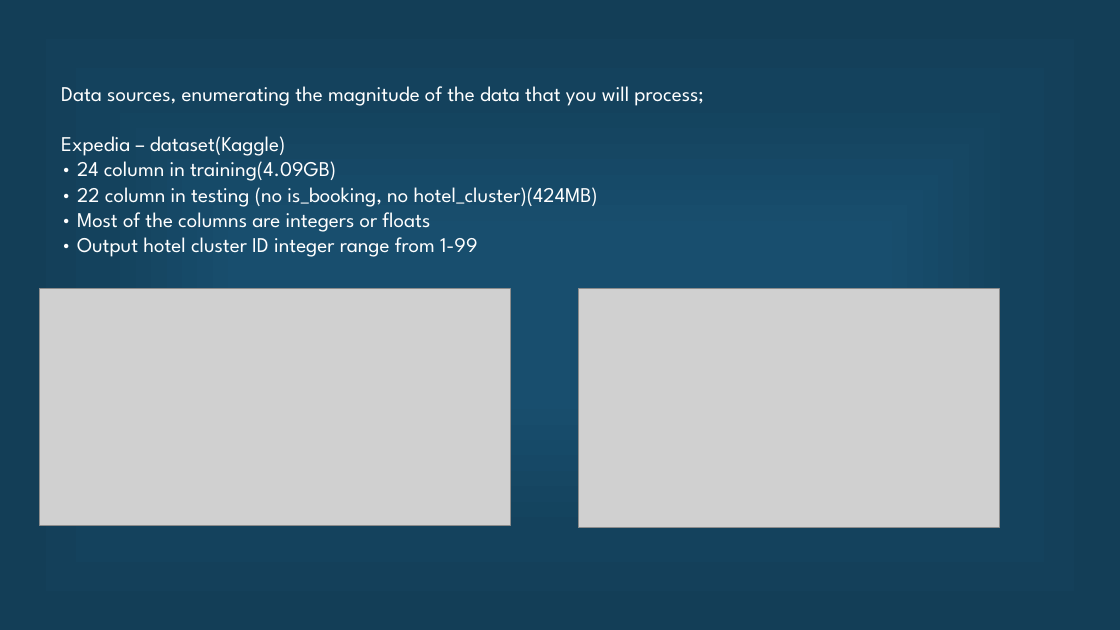
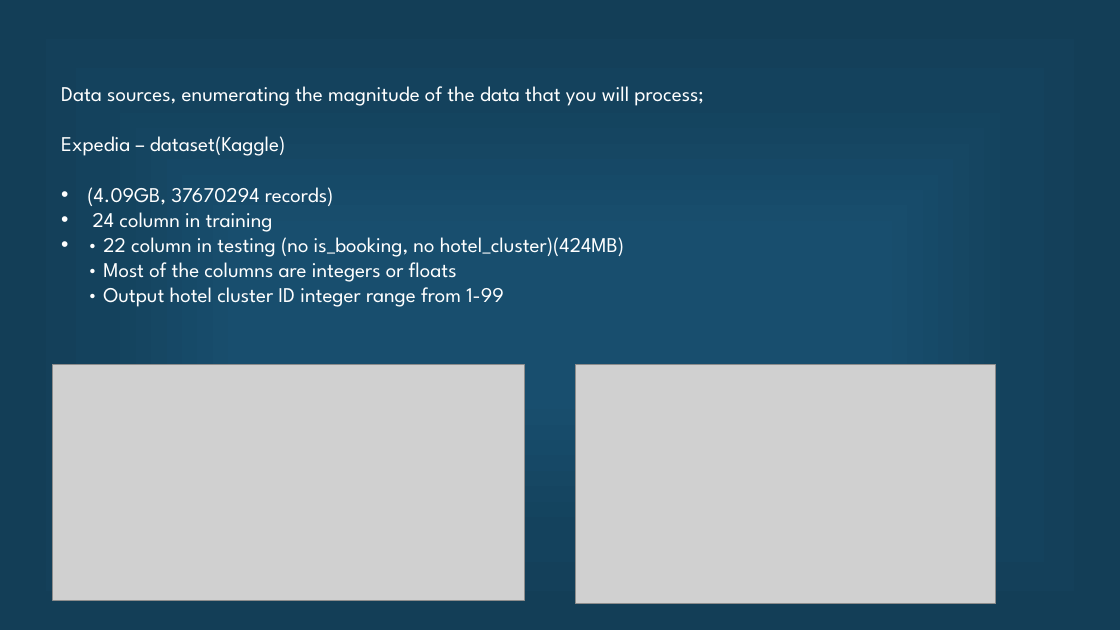
Before and after one commit to Ruchi2729/Scala-Final-Project, a slide deck: slide 4 of Final pre.pptx. Drawn at 1120x630 pixels with LibreOffice and Linux fonts; fonts in the diff are those of the drawing; grey boxes stand for pictures. Boxes give left, top, right and bottom in pixels: in the first picture for what was removed or moved away, otherwise in the second. Text is boxed around its words. In the diff, an @@ line names an element or a change of style, - is before the commit and + after.

```diff
--- a/Final pre.pptx
+++ b/Final pre.pptx
@@ text at [61,136,624,307]: text changed @@
-Expedia – dataset(Kaggle)
-• 24 column in training(4.09GB)
-• 22 column in testing (no is_booking, no hotel_cluster)(424MB)
-• Most of the columns are integers or floats
-• Output hotel cluster ID integer range from 1-99
+Expedia – dataset(Kaggle)
+• (4.09GB, 37670294 records)
+• 24 column in training
+• • 22 column in testing (no is_booking, no hotel_cluster)(424MB)
+  • Most of the columns are integers or floats
+  • Output hotel cluster ID integer range from 1-99
@@ picture: place and size @@
-picture at [39,289,511,525]
+picture at [53,365,524,601]
@@ picture: place and size @@
-picture at [579,289,1000,528]
+picture at [576,365,996,603]
```
Also in this commit, not shown: 4 other slides changed, 3 slides added, 3 slides removed, 1 other file.
